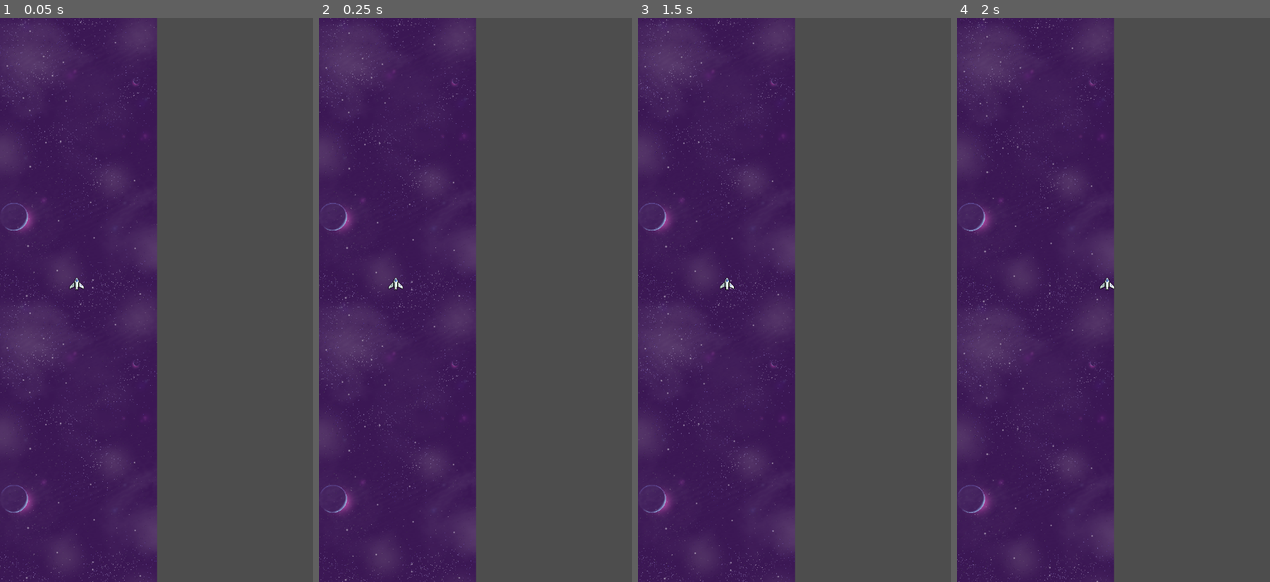
Above: before the commit, frames 1-4 (left to right).
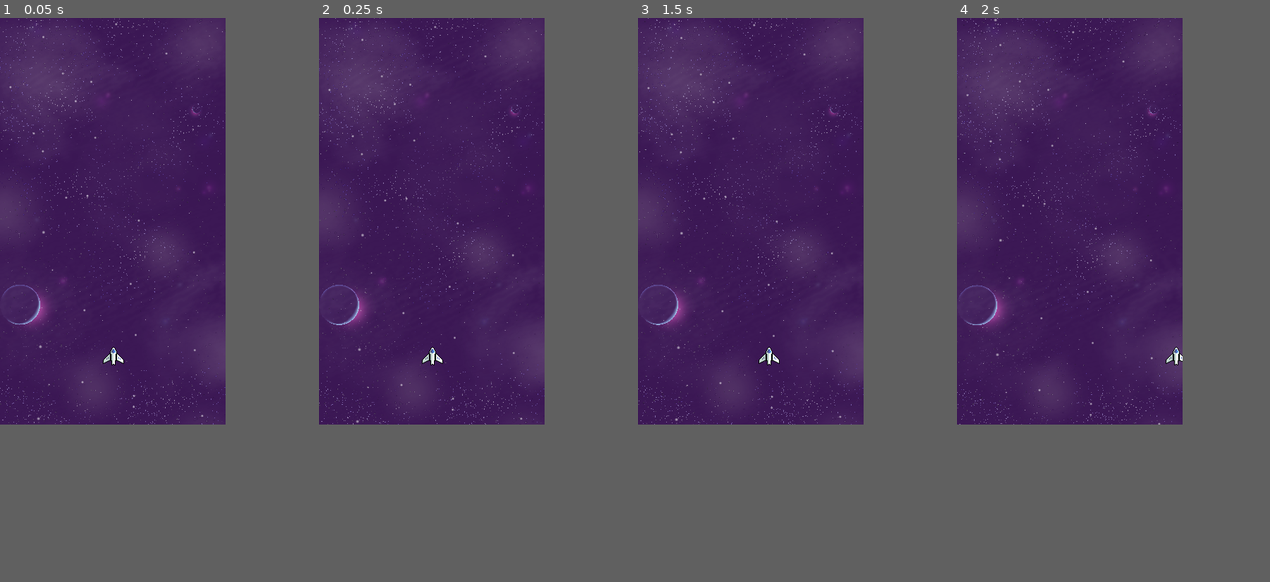
Above: after the commit, the same moments.

Repository: Sunny-Days-Ahead/Project-Iron
Game: Godot game, scene res://Scenes/Main.tscn
Two runs of this game, one before a commit and one after it. Both use one fixed random seed, a clock stepped at 60 frames per second and the inputs below.
Inputs:
- Up to frame 1 (0.05 s): no input
- Up to frame 2 (0.25 s): no input
- Up to frame 3 (1.5 s): tap Enter (ui_accept) at 0.5, 0.77 s; hold Space (shoot) 0.53-1.28 s; hold D (moveRight) from 0.53 s (still down); tap R at 1.35 s
- Up to frame 4 (2 s): keep holding D (moveRight); tap Enter (ui_accept) at 1.52 s
In our replay, the window is 444x799 before the commit and 320x576 after it. These sizes can differ from the game's own. Grey fills any space a smaller window leaves; there, only what the larger window draws over its background counts as a difference.

The runs differ from the first frame. In frame 1, 32% of the frame differs, in the area x 0-73%, y 0-100%; in frame 2, 32%; in frame 3, 32%; in frame 4, 32%.

Commit message:
Resolution Work

Diff:
--- a/Scenes/Levels/Stage1.tscn
+++ b/Scenes/Levels/Stage1.tscn
@@ -5,7 +5,7 @@
 
 [sub_resource type="Curve2D" id="Curve2D_yr0dh"]
 _data = {
-"points": PackedVector2Array(0, 0, 0, 0, 1, -32, 0, 0, 0, 0, 319, -33)
+"points": PackedVector2Array(0, 0, 0, 0, 8, -32, 0, 0, 0, 0, 312, -32)
 }
 point_count = 2
 
@@ -20,8 +20,7 @@
 
 [node name="PirateSpawnPoint" type="PathFollow2D" parent="PirateSpawner"]
 unique_name_in_owner = true
-position = Vector2(1, -32)
-rotation = -0.0031446437
+position = Vector2(8, -32)
 
 [node name="Pirateb" parent="PirateSpawner" instance=ExtResource("2_yr0dh")]
 position = Vector2(136, -83)
--- a/Scenes/Main.tscn
+++ b/Scenes/Main.tscn
@@ -15,7 +15,7 @@
 
 [node name="Player" parent="." instance=ExtResource("2_kln2b")]
 unique_name_in_owner = true
-position = Vector2(157, 543)
+position = Vector2(161, 479)
 speed = 250.0
 dash_speed = 400.0
 
--- a/Scenes/Other/scrolling_purple_space_background.tscn
+++ b/Scenes/Other/scrolling_purple_space_background.tscn
@@ -9,7 +9,7 @@
 [node name="Background 1px" type="Parallax2D" parent="."]
 texture_filter = 1
 repeat_size = Vector2(0, 576)
-autoscroll = Vector2(0, 0.5)
+autoscroll = Vector2(0, 1.5)
 repeat_times = 5
 
 [node name="Sprite2D" type="Sprite2D" parent="Background 1px"]
--- a/project.godot
+++ b/project.godot
@@ -23,7 +23,15 @@
 [display]
 
 window/size/viewport_width=320
-window/size/viewport_height=576
+window/size/viewport_height=540
+window/size/resizable=false
+window/size/sharp_corners=true
+window/size/minimize_disabled=true
+window/size/maximize_disabled=true
+window/size/window_width_override=640
+window/size/window_height_override=1080
+window/stretch/mode="viewport"
+window/stretch/aspect="keep_width"
 window/stretch/scale_mode="integer"
 
 [input]
@@ -73,3 +81,9 @@
 2d_physics/layer_2="Player Bullets"
 2d_physics/layer_3="Enemies"
 2d_physics/layer_4="Enemy Bullets"
+
+[rendering]
+
+textures/default_filters/anisotropic_filtering_level=0
+textures/decals/filter=0
+textures/light_projectors/filter=0
